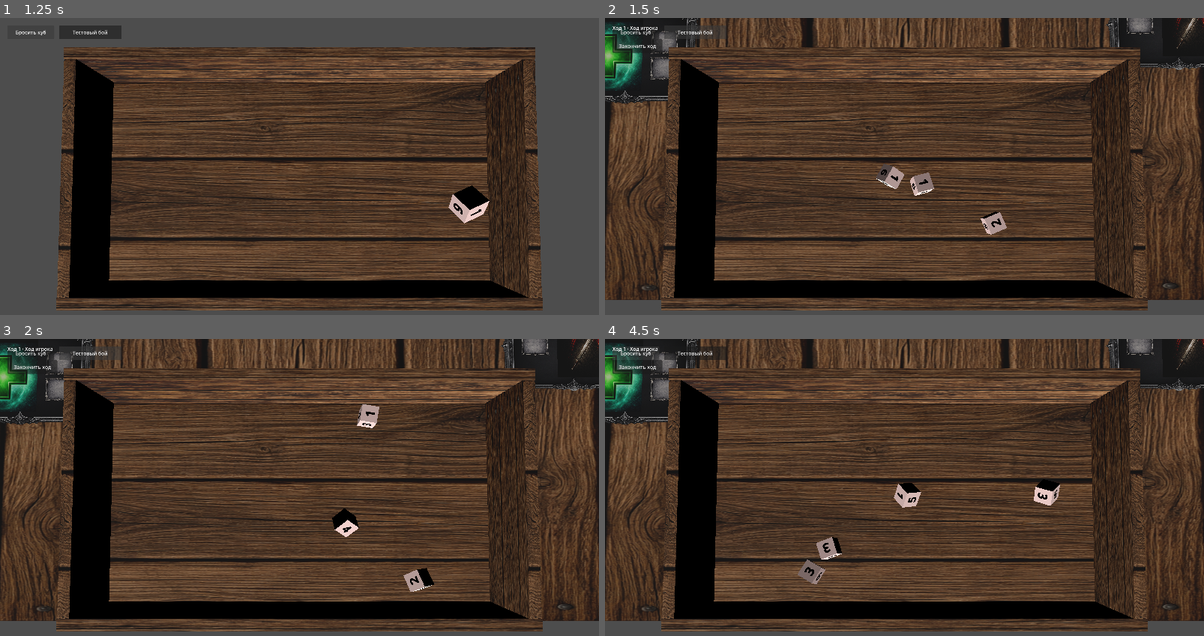
Above: before the commit, frames 1-4 (two rows, left to right).
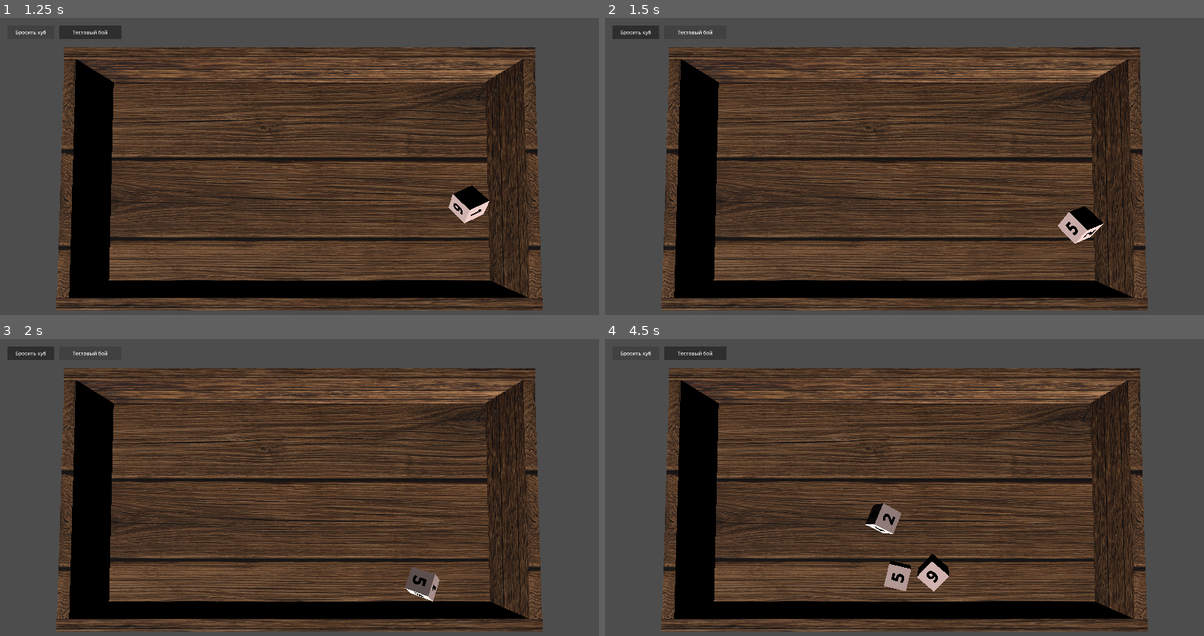
Above: after the commit, the same moments.

Repository: olegbogai-web/dicegame
Game: Godot game, scene res://scenes/board.tscn
Two runs of this game, one before a commit and one after it. Both use one fixed random seed, a clock stepped at 60 frames per second and the inputs below.
Inputs (mouse positions are in pixels of both pictures, inside the frame that each line leads up to):
- Up to frame 1 (1.25 s): click "Бросить куб" at 0.5 s
- Up to frame 2 (1.5 s): click "Тестовый бой" at 1.25 s
- Up to frame 3 (2 s): no input
- Up to frame 4 (4.5 s): click (634, 365) at 2 s, where only the run before the commit has a clickable "Закончить ход"; click "Бросить куб" at 2.75 s; click "Тестовый бой" at 3.5 s; click "Бросить куб" at 4.25 s

Frame 1 is identical in both runs. In frame 2, 27% of the frame differs, in the area x 0-100%, y 0-95%; in frame 3, 27%; in frame 4, 28%.

Commit message:
Revert "Adapt battle visuals and logic to new_battle_table template"

Diff:
--- a/content/rooms/subclasses/battle_room.gd
+++ b/content/rooms/subclasses/battle_room.gd
@@ -10,12 +10,12 @@
 const BattleTurnRuntime = preload("res://content/combat/runtime/battle_turn_runtime.gd")
 const BattleEffectRuntime = preload("res://content/combat/runtime/battle_effect_runtime.gd")
 
-const PLAYER_SPRITE_POSITION := Vector3(-3.0, 0.01, -2.5)
-const PLAYER_SPRITE_SCALE := Vector3(2.0, 2.0, 2.0)
-const MONSTER_SPRITE_POSITION := Vector3(3.0, 0.01, -2.5)
-const MONSTER_SPRITE_SCALE := Vector3(2.0, 2.0, 2.0)
-const PLAYER_ABILITY_FRAME_POSITION := Vector3(-7.5, 0.01, 0.0)
-const MONSTER_ABILITY_FRAME_POSITION := Vector3(7.4, 0.01, 0.0)
+const PLAYER_SPRITE_POSITION := Vector3(-6.7, 0.41, 0.0)
+const PLAYER_SPRITE_SCALE := Vector3(1.2, 1.2, 1.2)
+const MONSTER_SPRITE_POSITION := Vector3(6.7, 0.41, 0.0)
+const MONSTER_SPRITE_SCALE := Vector3(1.25, 1.25, 1.25)
+const PLAYER_ABILITY_FRAME_POSITION := Vector3(-4.25, 0.405, 0.0)
+const MONSTER_ABILITY_FRAME_POSITION := Vector3(4.25, 0.405, 0.0)
 const STACK_SPACING_Z := 1.85
 const DICE_PLACE_Z_POSITIONS := [-0.557, -0.007, 0.55]
 
--- a/scenes/battle_table.gd
+++ b/scenes/battle_table.gd
@@ -24,13 +24,14 @@
 const ACTIVATION_ANIMATION_DURATION := 0.5
 const ACTIVATION_TARGET_LIFT_Y := 0.4
 
-@onready var _camera: Camera3D = $battle_camera
+@onready var _camera: Camera3D = $Camera3D
 @onready var _board: BoardController = $board
-@onready var _floor: MeshInstance3D = $floor
+@onready var _left_floor: MeshInstance3D = $left_floor
+@onready var _right_floor: MeshInstance3D = $right_floor
 @onready var _player_sprite: MeshInstance3D = $player_sprite
 @onready var _monster_sprite_template: MeshInstance3D = $monster_sprite
-@onready var _player_ability_template: MeshInstance3D = $ability_frame2
-@onready var _monster_ability_template: MeshInstance3D = $ability_frame3
+@onready var _player_ability_template: MeshInstance3D = $ability_frame
+@onready var _monster_ability_template: MeshInstance3D = $ability_frame2
 @onready var _end_turn_button: Button = $UI/EndTurnButton
 @onready var _turn_status_label: Label = $UI/TurnStatusLabel
 
@@ -117,10 +118,8 @@
 
 
 func _apply_floor_textures() -> void:
-	if _floor == null:
-		return
-	var floor_texture := battle_room_data.left_floor_texture if battle_room_data.left_floor_texture != null else battle_room_data.right_floor_texture
-	_apply_texture_to_mesh(_floor, floor_texture)
+	_apply_texture_to_mesh(_left_floor, battle_room_data.left_floor_texture)
+	_apply_texture_to_mesh(_right_floor, battle_room_data.right_floor_texture)
 
 
 func _apply_player_sprite() -> void:
@@ -757,7 +756,7 @@
 					return {
 						"kind": &"all_monsters",
 					}
-			if _screen_point_hits_mesh(_floor, screen_point):
+			if _screen_point_hits_mesh(_right_floor, screen_point):
 				return {
 					"kind": &"all_monsters",
 				}
--- a/scenes/new_battle_table.tscn
+++ b/scenes/new_battle_table.tscn
@@ -1,7 +1,6 @@
 [gd_scene format=3 uid="uid://bmhmm75b4swd3"]
 
 [ext_resource type="PackedScene" uid="uid://0ssqyi084mdh" path="res://scenes/board.tscn" id="1_47dlb"]
-[ext_resource type="Script" path="res://scenes/battle_table.gd" id="2_battle_script"]
 [ext_resource type="Texture2D" uid="uid://dxoj7vm840xgf" path="res://assets/material/dangeon_floor_2.png" id="3_5yklm"]
 [ext_resource type="Texture2D" uid="uid://b6ojmoowtta8k" path="res://assets/ui/base_frame_mid_v2.png" id="4_euvx7"]
 [ext_resource type="Texture2D" uid="uid://bjpqv8q13kqq7" path="res://assets/ui/base_frame_mid.png" id="5_ovkts"]
@@ -70,7 +69,6 @@
 [sub_resource type="PlaneMesh" id="PlaneMesh_v2h1w"]
 
 [node name="Node3D" type="Node3D" unique_id=2051974326]
-script = ExtResource("2_battle_script")
 
 [node name="board" parent="." unique_id=1670483730 instance=ExtResource("1_47dlb")]
 transform = Transform3D(1.3, 0, 0, 0, 1.3, 0, 0, 0, 1.3, 0, 0.11484551, 4.2813234)
@@ -188,19 +186,3 @@
 transform = Transform3D(-3.156934e-08, 0, -0.48148146, 0, 0.7222223, 0, 0.7222223, 0, -2.1046223e-08, -0.25925922, 0.0055555403, 0)
 material_override = SubResource("StandardMaterial3D_y5gjq")
 mesh = SubResource("PlaneMesh_v2h1w")
-
-[node name="UI" type="CanvasLayer" parent="."]
-
-[node name="TurnStatusLabel" type="Label" parent="UI"]
-offset_left = 24.0
-offset_top = 20.0
-offset_right = 520.0
-offset_bottom = 56.0
-text = "Ожидание боя"
-
-[node name="EndTurnButton" type="Button" parent="UI"]
-offset_left = 24.0
-offset_top = 68.0
-offset_right = 184.0
-offset_bottom = 112.0
-text = "Закончить ход"
--- a/ui/scripts/board_controller.gd
+++ b/ui/scripts/board_controller.gd
@@ -7,7 +7,7 @@
 @export_category("Board References")
 @export var floor_path: NodePath = ^"floor"
 @export var default_dice_scene: PackedScene
-@export_file("*.tscn") var test_battle_scene_path := "res://scenes/new_battle_table.tscn"
+@export_file("*.tscn") var test_battle_scene_path := "res://scenes/battle_table.tscn"
 
 @export_category("Spawn Bounds")
 @export var spawn_bounds_margin: Vector2 = Vector2(0.15, 0.15)
